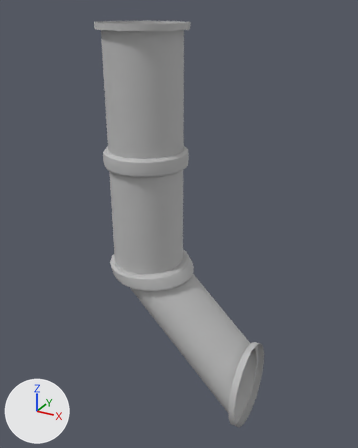
The FBX model 169Capstone/Assets/Art/3D/Models/Pillar/Beetle Boss Room/Wall Ceiling Pipe.fbx, before and after one commit.
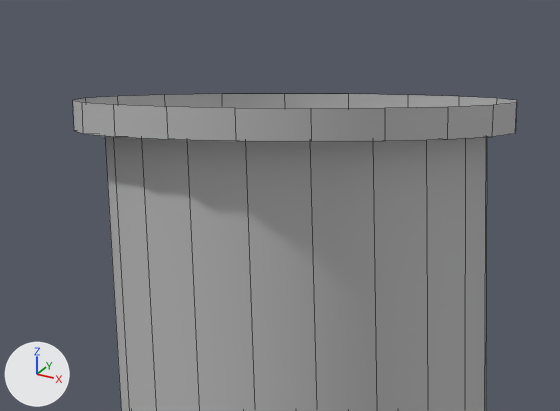
Old and new are each drawn whole from a 50 mm lens placed at (2.073, -3.302, 3.412), pointed at (0.242, 0.026, 1.748) and again close up on the part from 22% to 56% of the width and 0% to 20% of the height. Every picture has the same lights, and +X, +Y and +Z are marked at lower left. The close-ups show mesh edges as thin lines. Where no turn or scale is listed for an object, it has been applied to the vertices.

In view in the first close-up: 'Wall_Pipe_Ceiling'.
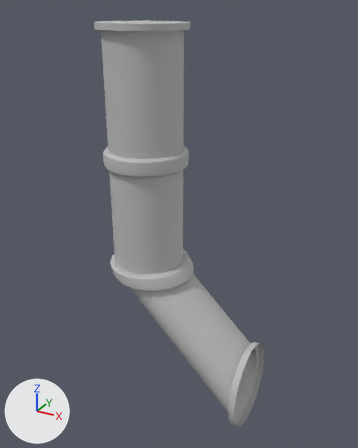
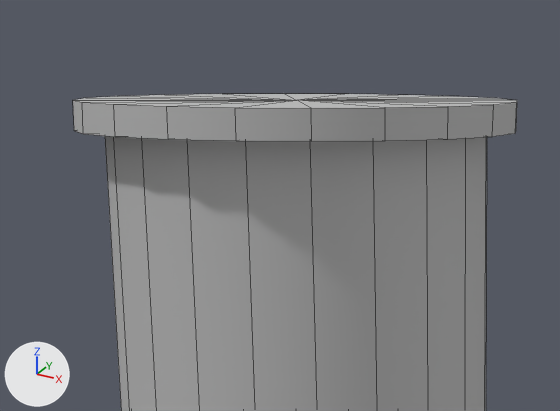
Where the change shows, as pixel boxes (x1, y1, x2, y2) in the close-ups (560 x 411 px):
part 1 of me_mesh, added
    after: (75, 94, 517, 108)

Edits to the bpy script that builds the scene:
```text
Change me_mesh:
    used by ob_wall_pipe_ceiling; location = (0.285, 0.0, 1.649)
    remove me_mesh.from_pydata(...)  # 400 vertices, 380 faces; spans x -0.68..0.68, y -0.37..0.37, z -1.66..1.66
    add me_mesh.from_pydata(...)  # 401 vertices, 400 faces; spans x -0.68..0.68, y -0.37..0.37, z -1.66..1.66
    me_mesh part 1
    1 vertex is added at (-0.33, 0.0, 1.66)
    20 new faces join them
```
